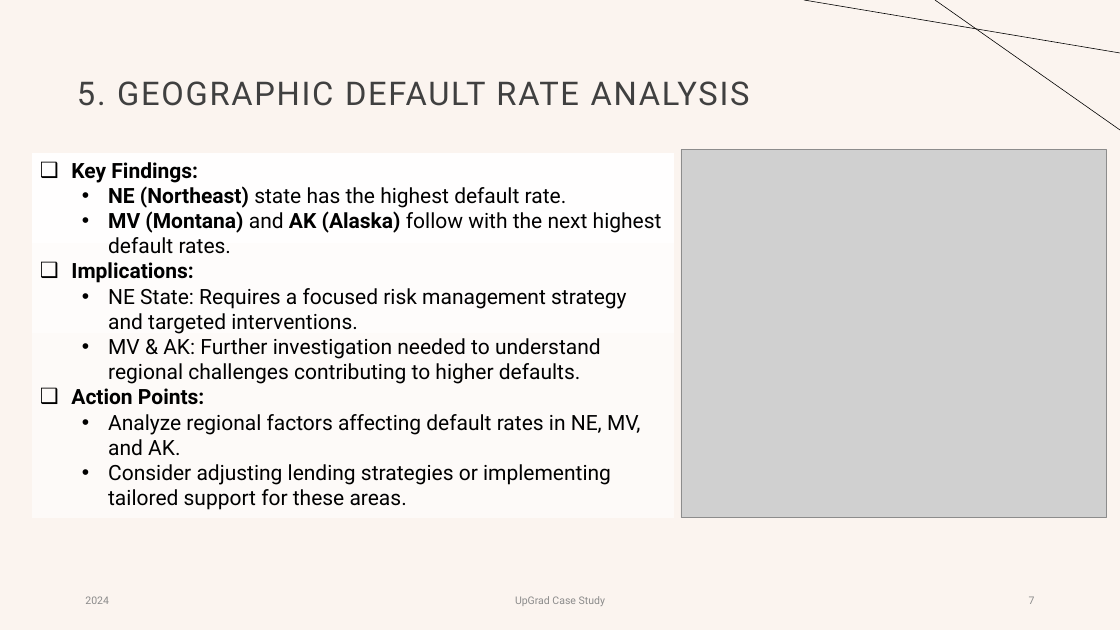
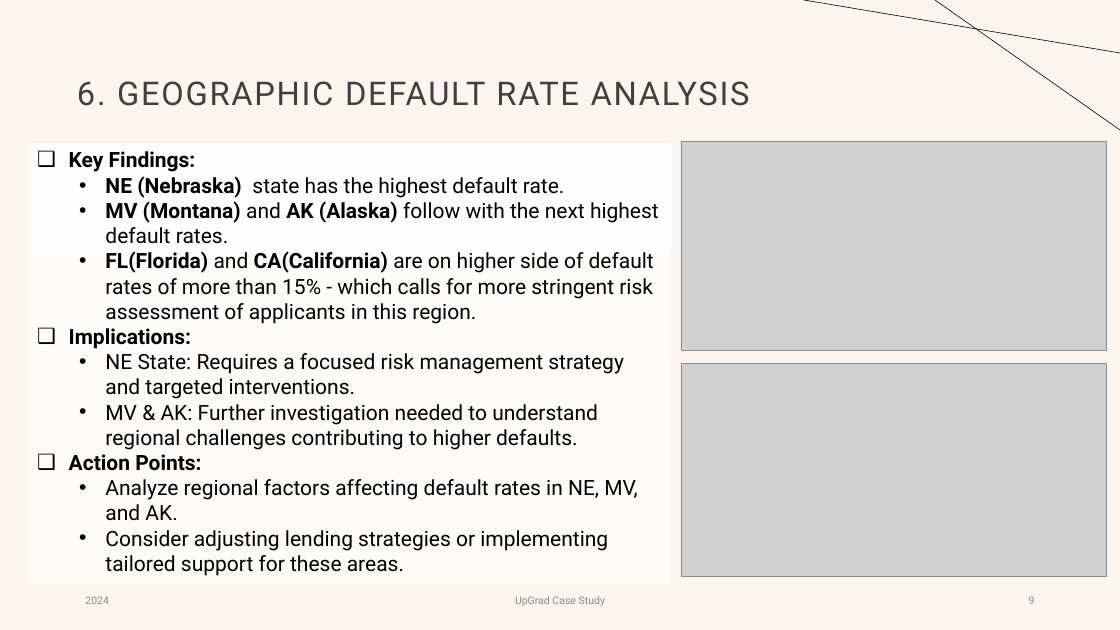
Before and after one commit to gowthambavireddy/LendingClubPratice, a slide deck: slide 9 of Lending Club Case study.pptx (slide 7 before the commit). Drawn at 1120x630 pixels with LibreOffice and Linux fonts; fonts in the diff are those of the drawing; grey boxes stand for pictures. Boxes give left, top, right and bottom in pixels: in the first picture for what was removed or moved away, otherwise in the second. Text is boxed around its words. In the diff, an @@ line names an element or a change of style, - is before the commit and + after.

Commit message:
Add files via upload
FINAL DRAFT

```diff
--- a/Lending Club Case study.pptx
+++ b/Lending Club Case study.pptx
@@ title at (x1=77, y1=81, x2=750, y2=106): text changed @@
-5. GEOGRAPHIC DEFAULT RATE ANALYSIS
+6. GEOGRAPHIC DEFAULT RATE ANALYSIS
@@ rectangle "Key Findings:" resized from (x1=32, y1=153, x2=675, y2=518) to (x1=29, y1=143, x2=671, y2=584) @@
@@ picture resized from (x1=681, y1=150, x2=1107, y2=518) to (x1=681, y1=142, x2=1107, y2=350) @@
@@ text in rectangle at (x1=105, y1=176, x2=565, y2=198): text changed @@
-  • NE (Northeast) state has the highest default rate.
+  • NE (Nebraska) state has the highest default rate.
@@ text in rectangle at (x1=105, y1=251, x2=654, y2=324): paragraph added @@
+  • FL(Florida) and CA(California) are on higher side of default rates of more than 15% - which calls for more stringent risk assessment of applicants in this region.
@@ picture added at (x1=681, y1=364, x2=1107, y2=576) @@
```
Also in this commit, not shown: 9 other slides changed, 6 slides added.
